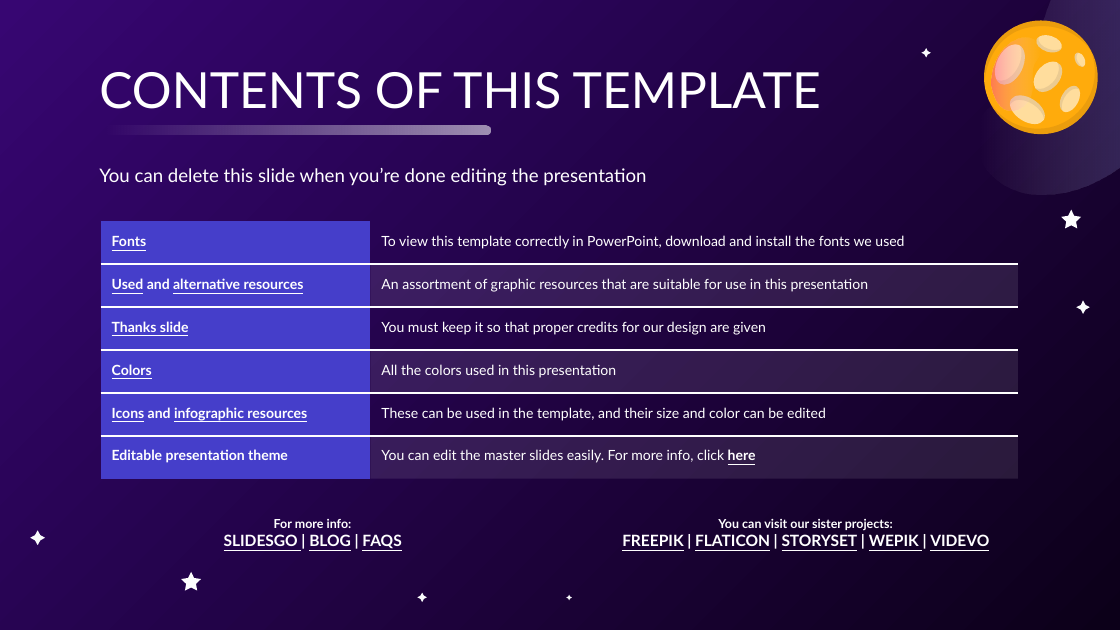
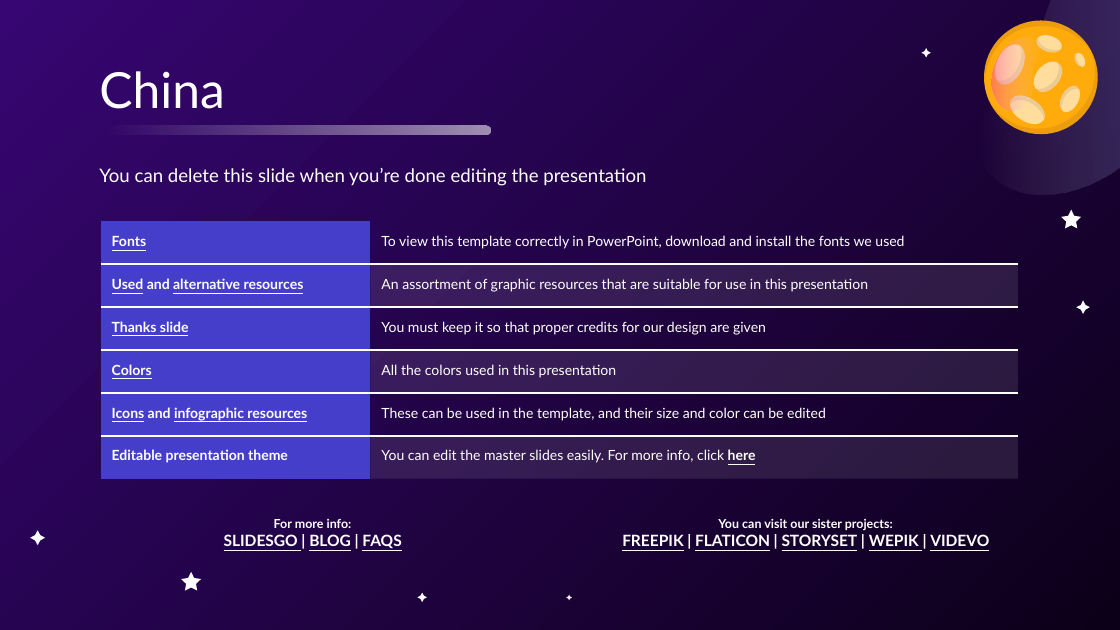
Before and after one commit to usedgenes/Rocketry-Curriculum, a slide deck: slide 2 of Beginner/Day 2/History of Rocketry.pptx. Drawn at 1120x630 pixels with LibreOffice and Linux fonts; fonts in the diff are those of the drawing. Boxes give left, top, right and bottom in pixels: in the first picture for what was removed or moved away, otherwise in the second. Text is boxed around its words. In the diff, an @@ line names an element or a change of style, - is before the commit and + after.

```diff
--- a/Beginner/Day 2/History of Rocketry.pptx
+++ b/Beginner/Day 2/History of Rocketry.pptx
@@ title at bbox=[99, 71, 225, 109]: text changed @@
-CONTENTS OF THIS TEMPLATE
+China
```
Also in this commit, not shown: 1 other slide changed, 3 slides added, 3 slides removed, 1 other file.
